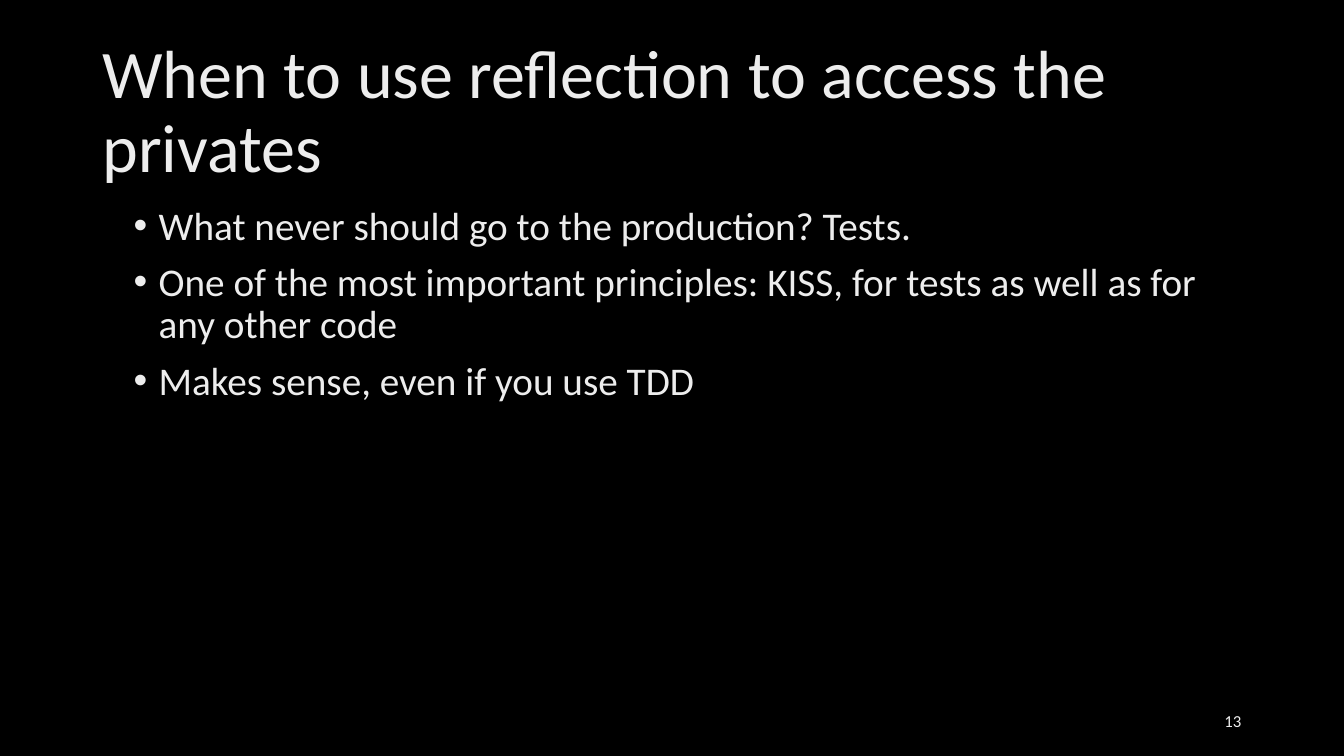
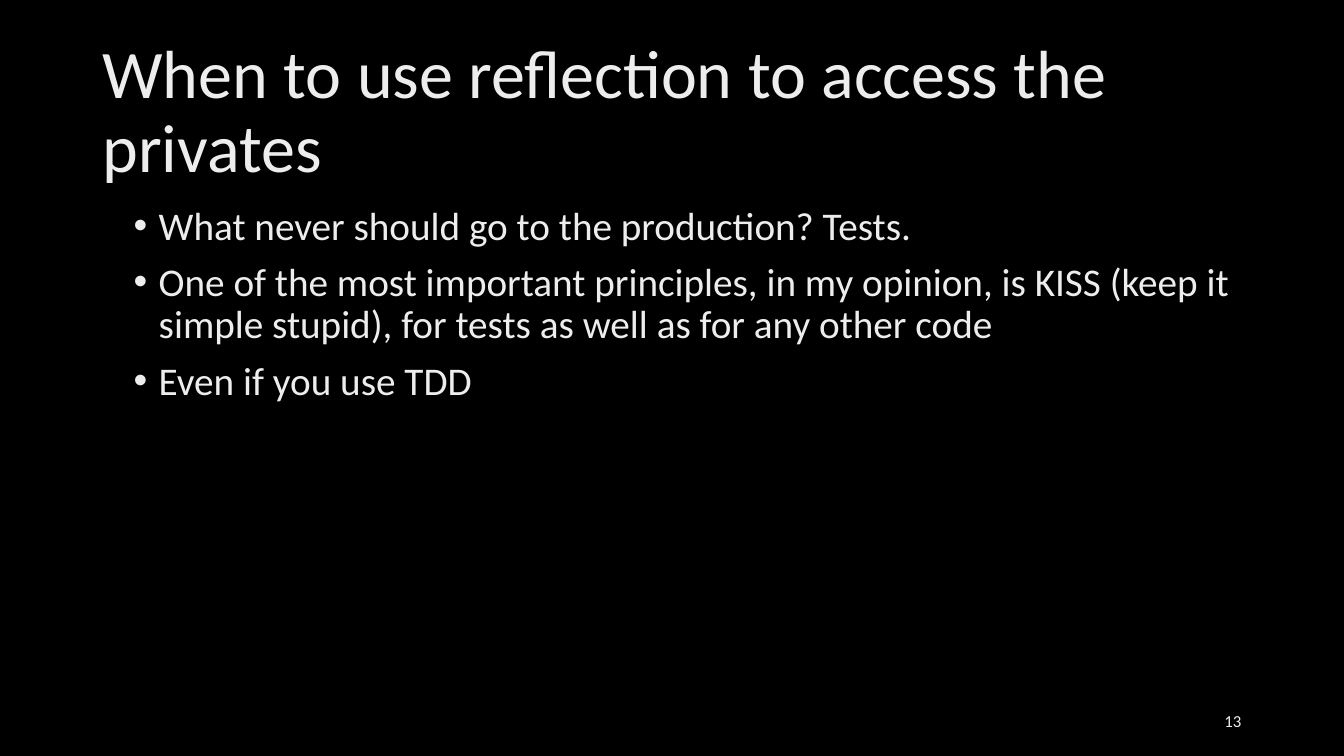
Before and after one commit to ajant/ReflectionDemonstration, a slide deck: slide 13 of Presentation.pptx. Drawn at 1344x756 pixels with LibreOffice and Linux fonts; fonts in the diff are those of the drawing; background and template pictures are left out. Boxes give left, top, right and bottom in pixels: in the first picture for what was removed or moved away, otherwise in the second. Text is boxed around its words. In the diff, an @@ line names an element or a change of style, - is before the commit and + after.

Commit message:
Presentation improved

```diff
--- a/Presentation.pptx
+++ b/Presentation.pptx
@@ text at box(159, 267, 1229, 402): text changed @@
-• One of the most important principles: KISS, for tests as well as for any other code
-• Makes sense, even if you use TDD
+• One of the most important principles, in my opinion, is KISS (keep it simple stupid), for tests as well as for any other code
+• Even if you use TDD
```
Also in this commit, not shown: 4 other slides changed, 1 other file.
